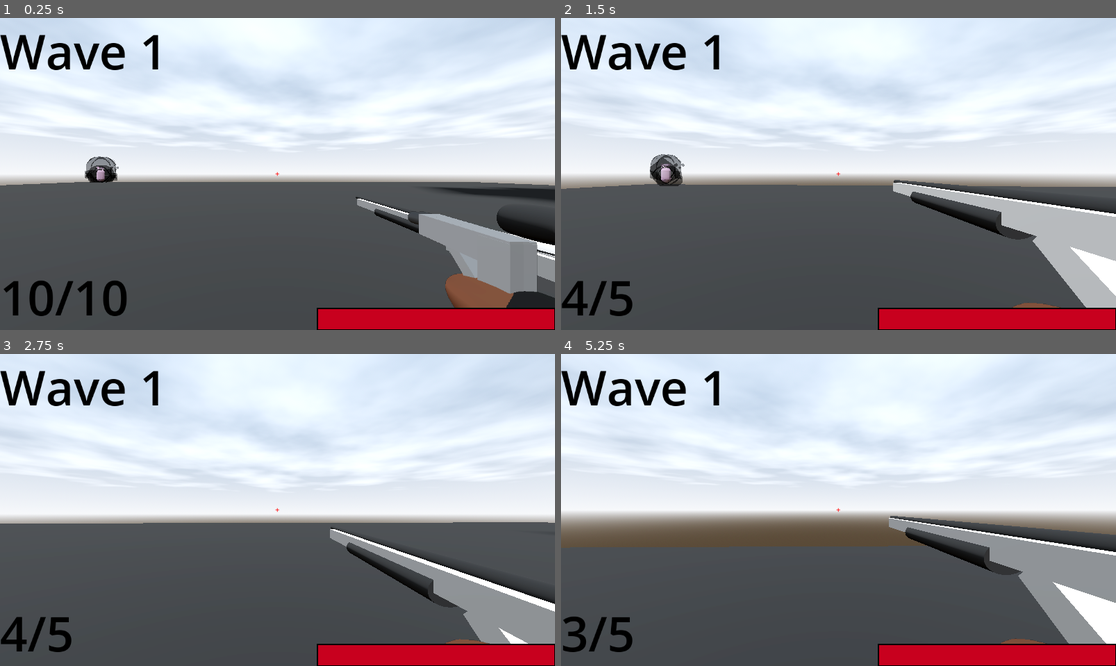
Above: before the commit, frames 1-4 (two rows, left to right).
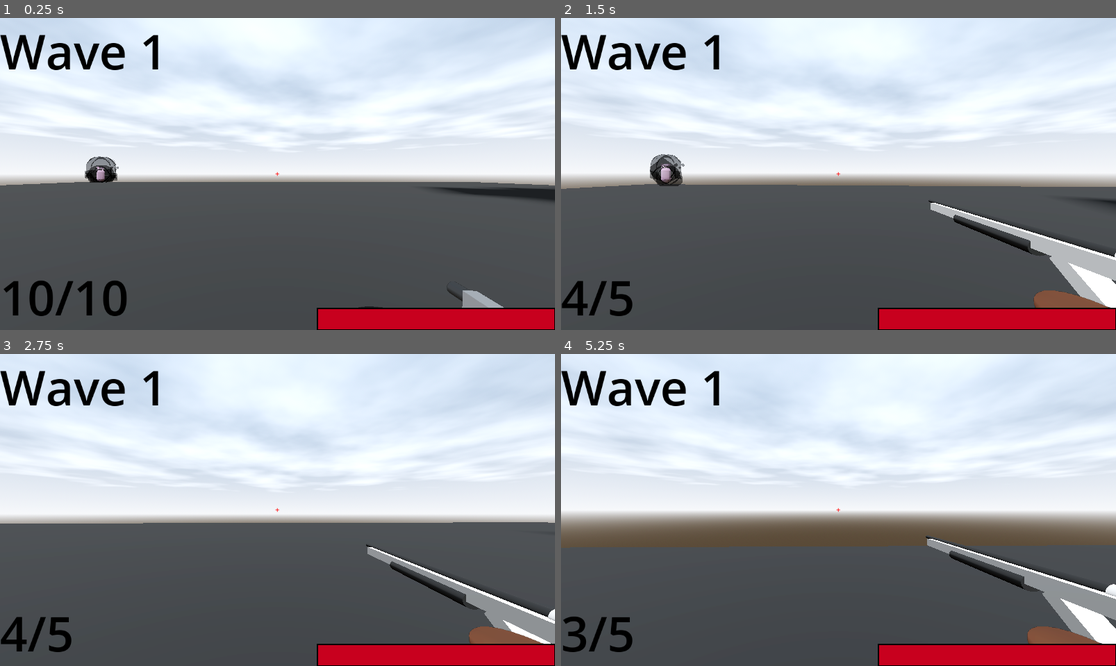
Above: after the commit, the same moments.

Repository: DylanFrenzy/The-Trials-and-Tribulations-of-Tim-Cheese
Game: Godot game, scene res://scenes/main.tscn
Two runs of this game, one before a commit and one after it. Both use one fixed random seed, a clock stepped at 60 frames per second and the inputs below.
Inputs (mouse positions are in pixels of both pictures, inside the frame that each line leads up to):
- Up to frame 1 (0.25 s): no input
- Up to frame 2 (1.5 s): move the mouse to (866, 174) at 0.52 s; hold Mouse wheel down (swap_weapon, bound only before the commit) 0.53-1.28 s; hold W (move_forward) from 0.53 s (still down); tap Space (jump) at 0.77 s; move the mouse to (810, 174) at 1.27 s; click (810, 174) at 1.35 s
- Up to frame 3 (2.75 s): keep holding W (move_forward); tap Space (jump) at 1.52 s; tap Mouse wheel down (swap_weapon, bound only before the commit) at 1.55 s; move the mouse to (288, 503) at 2.02 s; hold Mouse wheel down (swap_weapon, bound only before the commit) from 2.03 s (still down)
- Up to frame 4 (5.25 s): keep holding W (move_forward); move the mouse to (832, 516) at 2.77 s; release Mouse wheel down (swap_weapon, bound only before the commit) at 2.78 s; right-click (832, 516) at 2.85 s; tap Space (jump) at 3.02, 3.77, 4.52 s; tap Mouse wheel down (swap_weapon, bound only before the commit) at 3.05, 4.55 s; move the mouse to (877, 513) at 3.52 s; hold Mouse wheel down (swap_weapon, bound only before the commit) 3.53-4.28 s; move the mouse to (794, 506) at 4.27 s; click (794, 506) at 4.35 s; move the mouse to (844, 510) at 5.02 s; hold Mouse wheel down (swap_weapon, bound only before the commit) from 5.03 s (still down)

The runs differ from the first frame. In frame 1, 6.0% of the frame differs, in the area x 64-100%, y 57-93%; in frame 2, 5.9%; in frame 3, 4.0%; in frame 4, 7.0%, in the area x 59-100%, y 51-93%.
Error in both runs: Attempt to call function 'play' in base 'null instance' on a null instance. (res://scripts/character_body_3d.gd:37)

Commit message:
changed loadout logic

Diff:
--- a/3d-project/assets/guns/pistol.tscn
+++ b/3d-project/assets/guns/pistol.tscn
@@ -476,11 +476,11 @@
 }
 
 [node name="Pistol" type="Node3D"]
-transform = Transform3D(1, 0, 0, 0, 1, 0, 0, 0, 1, 0.204037, -0.0969836, -0.170399)
+transform = Transform3D(-3.61999e-06, 0, -1, 0, 1, 0, 1, 0, -3.61999e-06, 0.204037, -0.0969836, -0.170399)
 script = ExtResource("1_otpoe")
 
 [node name="Model" type="Node3D" parent="."]
-transform = Transform3D(-4.37114e-09, 0, -0.1, 0, 0.1, 0, 0.1, 0, -4.37114e-09, -0.00110237, 0.0690217, -0.147856)
+transform = Transform3D(0.1, 0, 0, 0, 0.1, 0, 0, 0, 0.1, 0, 0, 0)
 
 [node name="CSGBox3D" type="CSGBox3D" parent="Model"]
 layers = 2
--- a/3d-project/project.godot
+++ b/3d-project/project.godot
@@ -65,7 +65,7 @@
 "events": [Object(InputEventMouseButton,"resource_local_to_scene":false,"resource_name":"","device":-1,"window_id":0,"a …(258 unchanged characters)…
 ]
 }
-swap_weapon={
+swap_weapon_down={
 "deadzone": 0.2,
 "events": [Object(InputEventMouseButton,"resource_local_to_scene":false,"resource_name":"","device":-1,"window_id":0,"a …(258 unchanged characters)…
 , Object(InputEventMouseButton,"resource_local_to_scene":false,"resource_name":"","device":-1,"window_id":0,"alt_presse …(249 unchanged characters)…
--- a/3d-project/scenes/gun_cam.tscn
+++ b/3d-project/scenes/gun_cam.tscn
@@ -1,9 +1,8 @@
-[gd_scene load_steps=9 format=3 uid="uid://b17m2m5d4cdix"]
+[gd_scene load_steps=8 format=3 uid="uid://b17m2m5d4cdix"]
 
 [ext_resource type="Script" uid="uid://dbkokuf3jkrkn" path="res://scripts/gun_cam.gd" id="1_ktk0j"]
-[ext_resource type="Script" uid="uid://bnj0lvcvjiwth" path="res://scripts/guns/Loadout.gd" id="3_jtfo8"]
+[ext_resource type="Script" uid="uid://bnj0lvcvjiwth" path="res://scripts/guns/loadout.gd" id="3_jtfo8"]
 [ext_resource type="PackedScene" uid="uid://cwvmoqdyec4ah" path="res://assets/guns/pistol.tscn" id="3_utigt"]
-[ext_resource type="PackedScene" uid="uid://muqsn1ymfm7l" path="res://assets/guns/sniper_rifle.tscn" id="4_tf6ll"]
 [ext_resource type="Material" uid="uid://uu6xha81wcsf" path="res://materials/Arms.tres" id="10_vc4ct"]
 [ext_resource type="Material" uid="uid://clib3jsw7xdh7" path="res://materials/shirt.tres" id="11_dg5pf"]
 
@@ -24,10 +23,7 @@
 script = ExtResource("3_jtfo8")
 
 [node name="Pistol" parent="Weapon Holder" instance=ExtResource("3_utigt")]
-transform = Transform3D(0.99833, 0, -0.0577695, 0, 1, 0, 0.0577695, 0, 0.99833, 0.204037, -0.0969836, -0.170399)
-
-[node name="Sniper" parent="Weapon Holder" instance=ExtResource("4_tf6ll")]
-transform = Transform3D(1, 0, 0, 0, 1, 0, 0, 0, 1, 0.259472, -0.138962, -0.196843)
+transform = Transform3D(1, 0, 0, 0, 1, 0, 0, 0, 1, 0.204037, -0.0969836, -0.170399)
 
 [node name="right_arm_solo" type="CSGMesh3D" parent="."]
 transform = Transform3D(-1.50048e-09, 8.8327e-07, -0.1, 0.0999992, 0.000979988, -4.65661e-11, 0.000401634, -0.243998, -3.61999e-07, 0.20434, -0.0980372, -0.169024)
--- a/3d-project/scenes/main.tscn
+++ b/3d-project/scenes/main.tscn
@@ -246,6 +246,6 @@
 curve = SubResource("Curve3D_tefeu")
 
 [node name="PathFollow3D" type="PathFollow3D" parent="EnemySpawnPath"]
-transform = Transform3D(-0.00439084, -0.0193575, -0.999796, 0, 0.9998, -0.0193578, 0.999985, -8.49971e-05, -0.00439001, -31.3552, 2.58811, -32.5769)
+transform = Transform3D(-0.00439084, -0.0193575, -0.999795, 0, 0.9998, -0.0193578, 0.999984, -8.49971e-05, -0.00439001, -31.3552, 2.58811, -32.5769)
 
 [node name="hud" parent="." instance=ExtResource("2_o6xl0")]
--- a/3d-project/scripts/guns/Gun.gd
+++ b/3d-project/scripts/guns/Gun.gd
@@ -3,6 +3,7 @@
 
 @export var damage := 10
 @export var max_ammo := 10
+@export var set_position = Vector3.ZERO
 
 @onready var current_ammo = max_ammo
 #@onready var ani_player = $AnimationPlayer;
--- a/3d-project/scripts/guns/Loadout.gd
+++ b/3d-project/scripts/guns/Loadout.gd
@@ -1,7 +1,8 @@
 extends Node
 
 var filepath = "res://assets/guns"
-var gun_instances = [];
+var gun_scenes = [];
+var gun_instances = {};
 var current_gun = 0
 
 func _ready() -> void:
@@ -11,19 +12,33 @@
 		var file = dir.get_next()
 		while file != "":
 			var scene = load(filepath + "/" + file)
-			var instance = scene.instantiate()
-			gun_instances.append(instance);
+			gun_scenes.append(scene);
 			file = dir.get_next();
 		dir.list_dir_end();
-	add_child(gun_instances[current_gun])
+	swap_weapon(current_gun)
 
 func _input(event: InputEvent) -> void:
-	if (event.is_action_pressed("swap_weapon")):
-		swap_weapon();
+	if (event.is_action_pressed("swap_weapon_down")):
+		current_gun = (current_gun + 1) % gun_scenes.size()
+		swap_weapon(current_gun);
 
-func swap_weapon():
+	if (event.is_action_pressed("swap_weapon_up")):#
+		current_gun = (current_gun - 1 + gun_scenes.size()) % gun_scenes.size()
+		swap_weapon(current_gun);
+
+
+func swap_weapon(to_swap):
 	for child in get_children():
+		print(child)
 		remove_child(child);
-	current_gun = 0 if current_gun == 1 else 1
-	add_child(gun_instances[current_gun])
-	gun_instances[current_gun].update_ammo_display(gun_instances[current_gun].current_ammo)
+
+	if (gun_instances.has(to_swap)):
+		add_child(gun_instances[to_swap])
+		gun_instances[to_swap].update_ammo_display(gun_instances[to_swap].current_ammo)
+	else:
+		var instance = gun_scenes[to_swap].instantiate()
+		gun_instances[to_swap] = instance
+		print(instance.position)
+		add_child(instance)
+		instance.position = instance.set_position
+		instance.update_ammo_display(instance.current_ammo)
--- /dev/null
+++ b/3d-project/scripts/guns/node_3d.gd
@@ -0,0 +1,6 @@
+extends Gun
+
+func _init():
+	damage = 10000000
+	max_ammo = 10000000
+	set_position = Vector3(0, 0, 0)
--- a/3d-project/scripts/guns/pistol.gd
+++ b/3d-project/scripts/guns/pistol.gd
@@ -3,3 +3,4 @@
 func _init():
 	damage = 10
 	max_ammo = 10
+	set_position = Vector3(0.268, -0.187, -0.275)
--- a/3d-project/scripts/guns/sniper.gd
+++ b/3d-project/scripts/guns/sniper.gd
@@ -3,3 +3,4 @@
 func _init():
 	damage = 20
 	max_ammo = 5
+	set_position = Vector3(0.221, -0.099, -0.197)
Not shown, added: 3d-project/scripts/guns/node_3d.gd.uid
